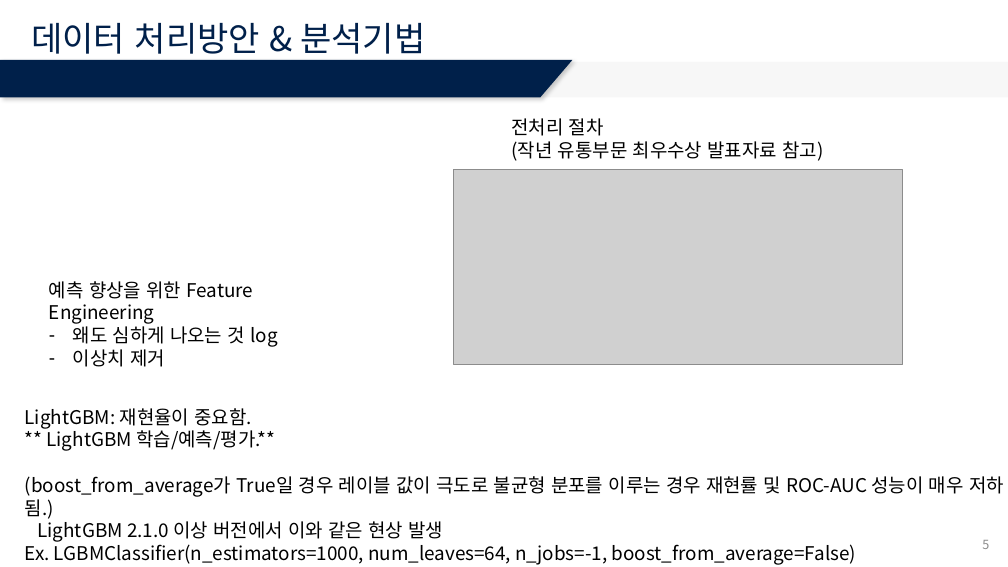
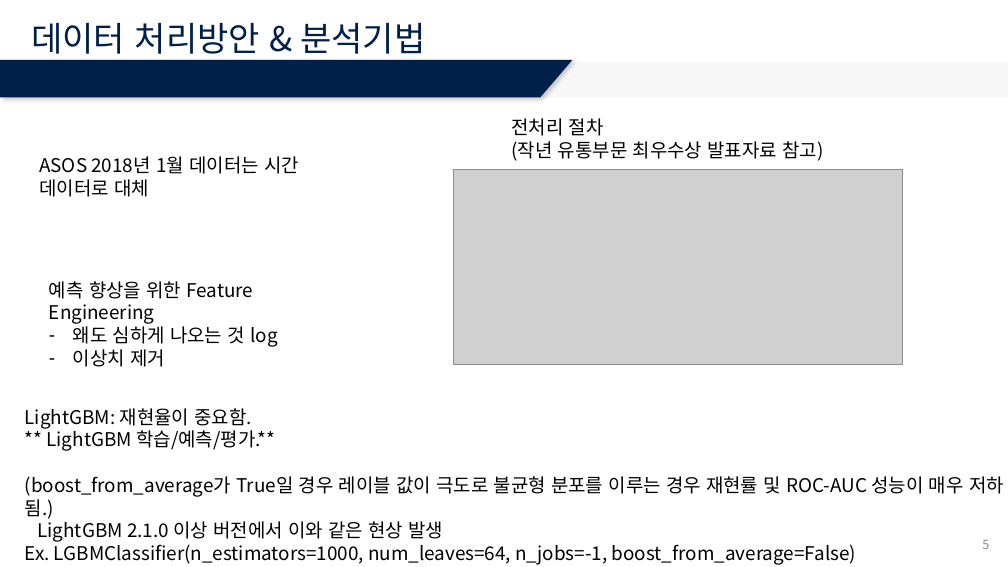
Before and after one commit to ek-koh/2020-Weather-Bigdata-Contest, a slide deck: slide 5 of Weather-Bigdata-Contest/ppt/날씨빅데이터콘테스트_공모안.pptx. Drawn at 1008x567 pixels with LibreOffice and Linux fonts; fonts in the diff are those of the drawing; grey boxes stand for pictures. Boxes give left, top, right and bottom in pixels: in the first picture for what was removed or moved away, otherwise in the second. Text is boxed around its words. In the diff, an @@ line names an element or a change of style, - is before the commit and + after.

Commit message:
ASOS data preprocessing

```diff
--- a/Weather-Bigdata-Contest/ppt/날씨빅데이터콘테스트_공모안.pptx
+++ b/Weather-Bigdata-Contest/ppt/날씨빅데이터콘테스트_공모안.pptx
@@ text added at bbox=[39, 156, 299, 197], 18 pt, text #000000 @@
+ASOS 2018년 1월 데이터는 시간 데이터로 대체
```
Also in this commit, not shown: 51 other files.
